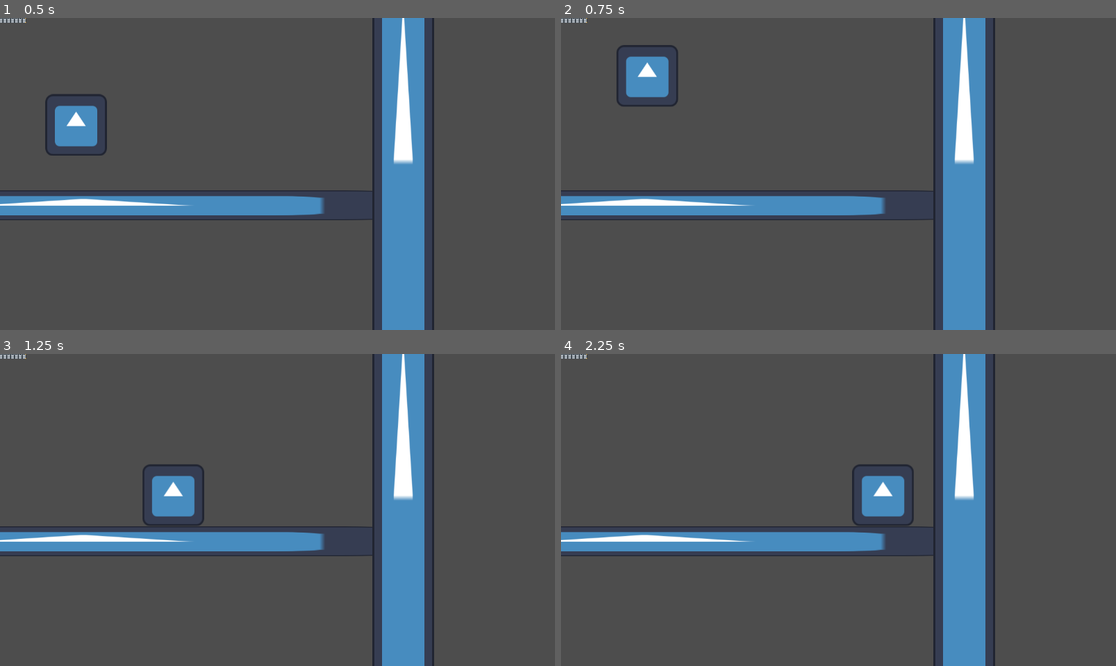
Above: before the commit, frames 1-4 (two rows, left to right).
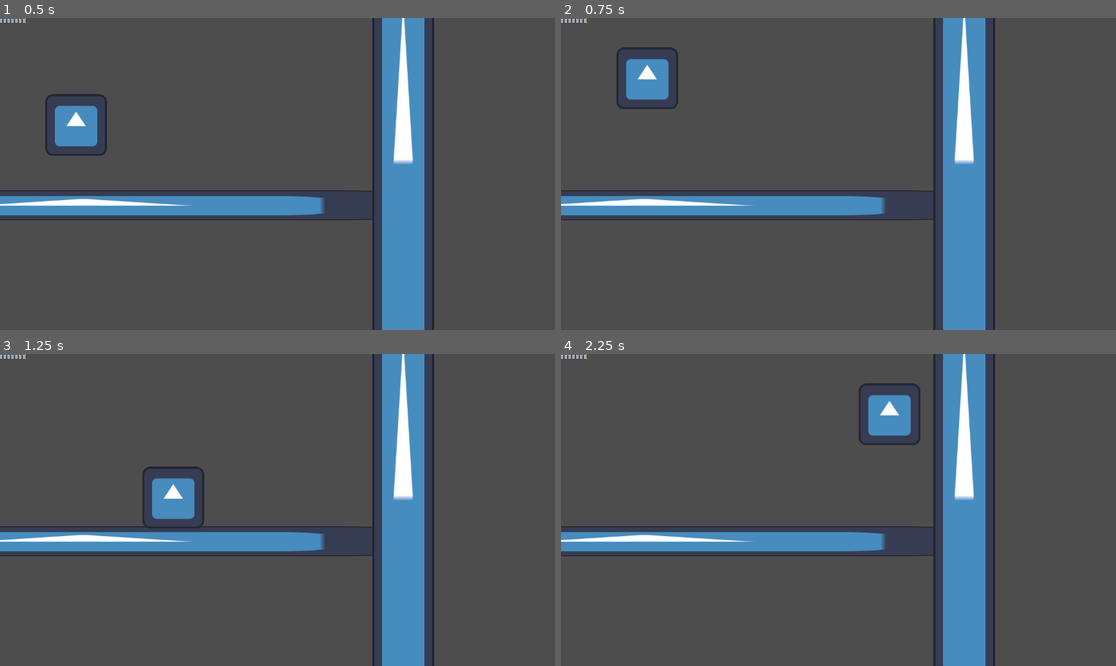
Above: after the commit, the same moments.

Repository: inadequacy/Jump---Run-World-End
Game: Godot game, scene res://MainScene.tscn
Two runs of this game, one before a commit and one after it. Both use one fixed random seed, a clock stepped at 60 frames per second and the inputs below. The engine's default icon, where the game draws it, is replaced by a stand-in: a white triangle on a blue panel in a dark square.
Inputs:
- Up to frame 1 (0.5 s): no input
- Up to frame 2 (0.75 s): hold Right (Right) from 0.53 s (still down); tap W (Jump) at 0.6 s
- Up to frame 3 (1.25 s): keep holding Right (Right); tap W (Jump) at 0.77, 1.07 s
- Up to frame 4 (2.25 s): tap W (Jump) at 1.35, 1.52, 1.82, 2.1 s; release Right (Right) at 2.03 s; hold A (Left) from 2.03 s (still down)

Frame 1 is identical in both runs. In frame 2, 0.5% of the frame differs, in the area x 10-22%, y 8-30%; in frame 3, 0.4%; in frame 4, 2.6%, in the area x 52-65%, y 9-56%.

Commit message:
SFX added, jump sound when we jump
lets gooooo

Diff:
--- a/player_character.gd
+++ b/player_character.gd
@@ -13,6 +13,19 @@
 
 const wall_slide_gravity = 100
 var is_wall_sliding = false
+
+var sounds = []
+@onready var audio = $SFX/JumpSound
+
+
+func _ready():
+	sounds.append(load("res://Sounds/jump-1.wav"))
+	sounds.append(load("res://Sounds/jump-2.wav"))
+	sounds.append(load("res://Sounds/jump-3.wav"))
+	sounds.append(load("res://Sounds/jump-4.wav"))
+
+	randomize()
+
 
 func _physics_process(delta):
 	var input_dir: Vector2 = input()
@@ -44,6 +57,7 @@
 func jump():
 	if Input.is_action_just_pressed("Jump"):
 		if is_on_floor():
+			_play_random_jump()
 			velocity.y = jump_power
 		elif is_on_wall_only():
 			velocity = Vector2(get_wall_normal().x * wall_jump_pushback, jump_power)
@@ -61,15 +75,10 @@
 func wall_slide(delta):
 	if is_on_wall_only() and Input.get_axis("ui_left", "ui_right"):
 		velocity.y = min(velocity.y, wall_slide_gravity)
-	#if is_on_wall() and !is_on_floor():
-		#if Input.is_action_pressed("Left") or Input.is_action_pressed("Right"):
-			#is_wall_sliding = true
-		#else:
-			#is_wall_sliding = false
-	#else:
-		#is_wall_sliding = false
-	#
-	#if is_wall_sliding:
-		#velocity.y += (wall_slide_gravity * delta)
-		#velocity.y = min(velocity.y, wall_slide_gravity)
-	#
+
+
+func _play_random_jump():
+	var sound_index = randi() % 4
+	var sound = sounds[sound_index]
+	audio.stream = sound
+	audio.play()
--- a/player_character.tscn
+++ b/player_character.tscn
@@ -1,12 +1,14 @@
-[gd_scene load_steps=5 format=3 uid="uid://c04nnsbbqaf0m"]
+[gd_scene load_steps=6 format=3 uid="uid://c04nnsbbqaf0m"]
 
 [ext_resource type="Script" path="res://player_character.gd" id="1_h65w7"]
 [ext_resource type="Texture2D" uid="uid://ciuanqtjhvsx3" path="res://icon.svg" id="2_4oo5l"]
+[ext_resource type="AudioStream" uid="uid://ccw7m86igdi3h" path="res://Sounds/jump-1.wav" id="3_6nv7l"]
 
 [sub_resource type="SpriteFrames" id="SpriteFrames_kssex"]
 
 [sub_resource type="CapsuleShape2D" id="CapsuleShape2D_np2y1"]
-height = 140.0
+radius = 8.98876
+height = 130.0
 
 [node name="PlayerCharacter" type="CharacterBody2D"]
 collision_mask = 6
@@ -22,16 +24,7 @@
 [node name="Sprite2D" type="Sprite2D" parent="."]
 texture = ExtResource("2_4oo5l")
 
-[node name="RightWall" type="RayCast2D" parent="."]
-position = Vector2(57, 0)
-rotation = -1.5708
-collision_mask = 4
-collide_with_areas = true
-collide_with_bodies = false
+[node name="SFX" type="Node2D" parent="."]
 
-[node name="LeftWall" type="RayCast2D" parent="."]
-position = Vector2(-57, 0)
-rotation = 1.5708
-collision_mask = 4
-collide_with_areas = true
-collide_with_bodies = false
+[node name="JumpSound" type="AudioStreamPlayer2D" parent="SFX"]
+stream = ExtResource("3_6nv7l")
Not shown, added: Sounds/character-falling.wav.import
Not shown, added: Sounds/character-restart.wav.import
Not shown, added: Sounds/jump-1.wav.import
Not shown, added: Sounds/jump-2.wav.import
Not shown, added: Sounds/jump-3.wav.import
Not shown, added: Sounds/jump-4.wav.import
Not shown, added: Sounds/pick-up.wav.import
Not shown, added: Sounds/platform-break-1.wav.import
Not shown, added: Sounds/platform-break-2.wav.import
Not shown, added: Sounds/platform-break-3.wav.import
Not shown, added: Sounds/vo_107131010_3.mp3.import
Not shown, added: Sounds/character-falling.wav
(and 10 more such lines)
